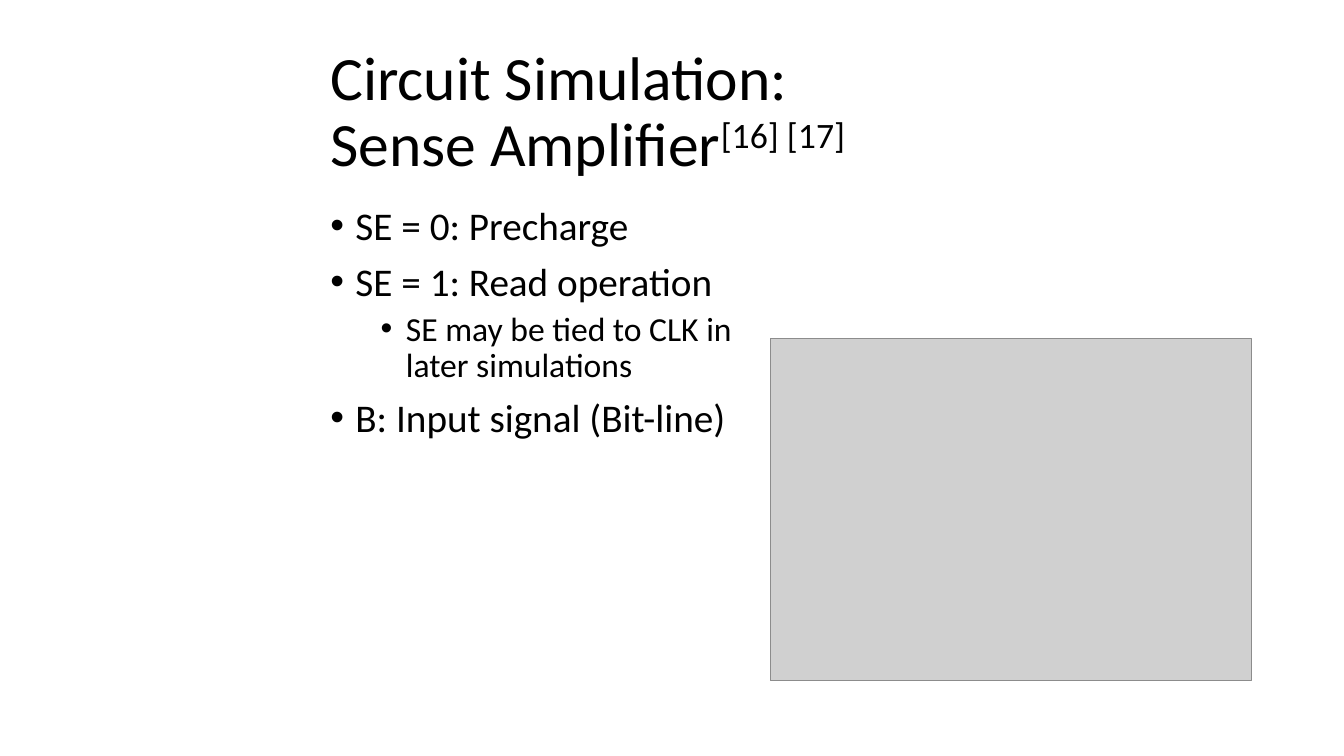
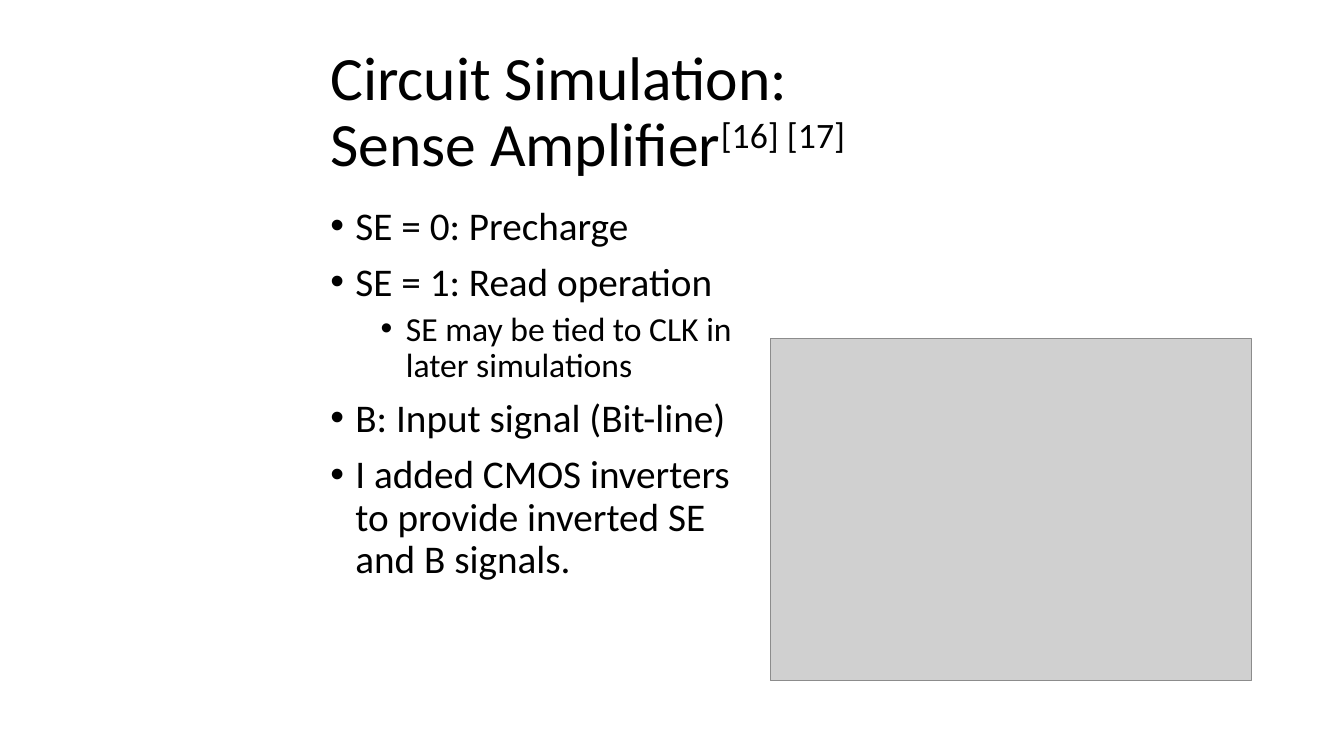
Before and after one commit to mayersjd/HardwareCNN, a slide deck: slide 10 of Presentations/ProjectPresentation_03-11-JM.pptx. Drawn at 1344x756 pixels with LibreOffice and Linux fonts; fonts in the diff are those of the drawing; grey boxes stand for pictures; background and template pictures are left out. Boxes give left, top, right and bottom in pixels: in the first picture for what was removed or moved away, otherwise in the second. Text is boxed around its words. In the diff, an @@ line names an element or a change of style, - is before the commit and + after.

```diff
--- a/Presentations/ProjectPresentation_03-11-JM.pptx
+++ b/Presentations/ProjectPresentation_03-11-JM.pptx
@@ text at (355, 460, 730, 580): paragraph added @@
+• I added CMOS inverters to provide inverted SE and B signals.
```
Also in this commit, not shown: 4 other slides changed.
